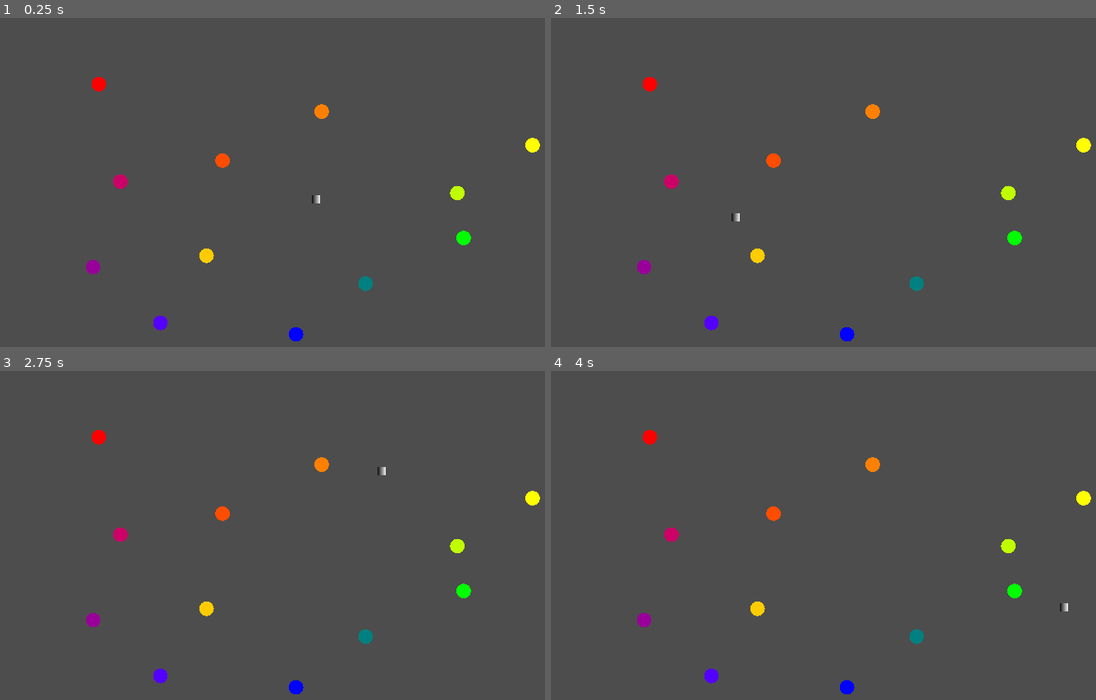
Above: before the commit, frames 1-4 (two rows, left to right).
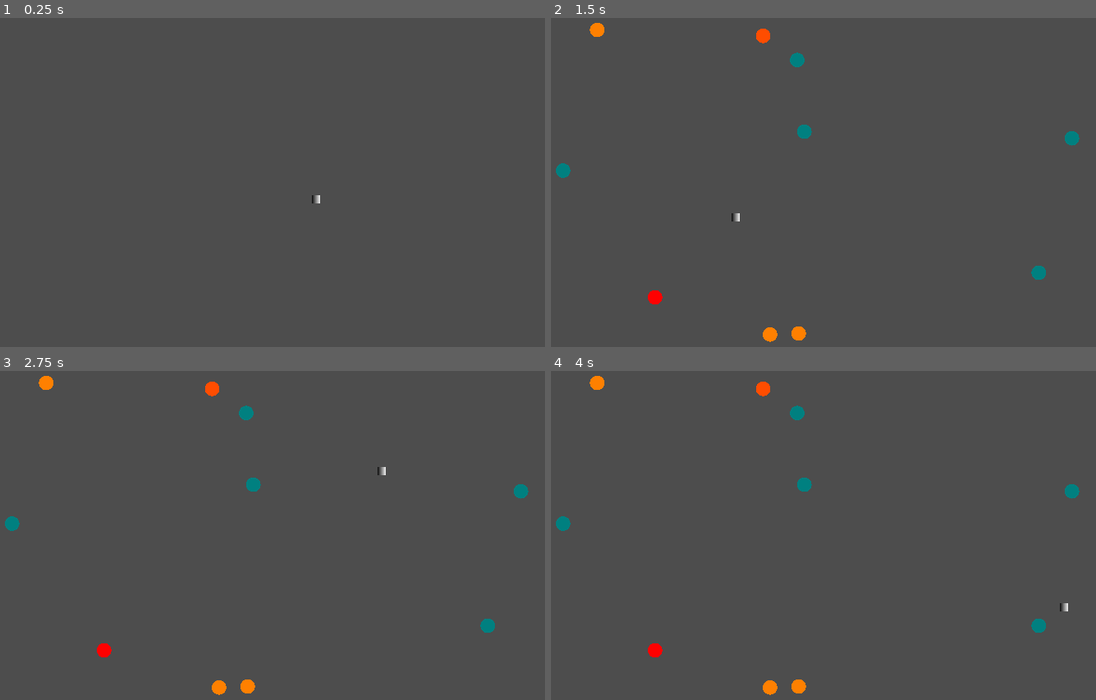
Above: after the commit, the same moments.

Repository: everett-ripley/Colour-Cascade-Game
Game: Godot game, scene res://Scenes/game_scene.tscn
The game is run twice, just before and just after one commit, with the same random seed, the same clock (stepped at 60 frames per second) and the same inputs. The project has no main scene, so this scene is started directly.
Inputs (mouse positions are in pixels of both pictures, inside the frame that each line leads up to):
- Up to frame 1 (0.25 s): no input
- Up to frame 2 (1.5 s): tap Enter at 0.5 s; move the mouse to (1008, 182) at 0.52 s; click (1008, 182) at 0.6 s; tap Space at 1.25 s; move the mouse to (736, 218) at 1.27 s; right-click (736, 218) at 1.35 s
- Up to frame 3 (2.75 s): tap Enter at 2 s; move the mouse to (381, 469) at 2.02 s; click (381, 469) at 2.1 s
- Up to frame 4 (4 s): tap Space at 2.75 s; move the mouse to (834, 627) at 2.77 s; right-click (834, 627) at 2.85 s; tap Enter at 3.5 s; move the mouse to (1063, 607) at 3.52 s; click (1063, 607) at 3.6 s

The runs differ from the first frame. In frame 1, 1.1% of the frame differs, in the area x 15-100%, y 17-99%; in frame 2, 2.0%, in the area x 0-100%, y 1-99%; in frame 3, 2.0%; in frame 4, 2.0%.

Commit message:
Chunk integration

Diff:
--- a/Scenes/chunk.gd
+++ b/Scenes/chunk.gd
@@ -1,3 +1,4 @@
+class_name Chunk
 extends Node2D
 
 @export var unit_size : float = 50.0
@@ -12,12 +13,14 @@
 
 
 func _ready():
+	await get_tree().create_timer(0.5).timeout
 	rng.randomize()
 	noise.seed = randi()
 	noise.fractal_octaves = 8
 	generate_nodes()
 
 func generate_nodes()->void:
+	var offset : Vector2 = -1 * Vector2(x_units*unit_size, y_units*unit_size) / 2
 	for y in (y_units):
 		for x in (x_units):
 			var rand = round(abs(noise.get_noise_2d(x*unit_size,y*unit_size))*frequency)
@@ -25,4 +28,5 @@
 			if rand > 0.2:
 				var new_node = colour_node_scene.instantiate()
 				add_child(new_node)
-				new_node.position = Vector2(x,y) * unit_size + Vector2(randf_range(-1*shift_randomness, shift_randomness),randf_range(-1*shift_randomness, shift_randomness))
+				var randomness : Vector2 = Vector2(randf_range(-1*shift_randomness, shift_randomness),randf_range(-1*shift_randomness, shift_randomness))
+				new_node.position = Vector2(x,y) * unit_size + randomness + offset
--- a/Scenes/chunk.tscn
+++ b/Scenes/chunk.tscn
@@ -1,19 +1,10 @@
-[gd_scene load_steps=4 format=3 uid="uid://fmhokpdtyr1q"]
+[gd_scene load_steps=2 format=3 uid="uid://fmhokpdtyr1q"]
 
 [ext_resource type="Script" path="res://Scenes/chunk.gd" id="1_igngr"]
-
-[sub_resource type="Gradient" id="Gradient_s5lce"]
-
-[sub_resource type="GradientTexture2D" id="GradientTexture2D_esk26"]
-gradient = SubResource("Gradient_s5lce")
 
 [node name="Chunk" type="Node2D"]
 script = ExtResource("1_igngr")
 unit_size = 60.0
+x_units = 10
+y_units = 10
 frequency = 1.155
-
-[node name="Camera2D" type="Camera2D" parent="."]
-zoom = Vector2(0.285, 0.285)
-
-[node name="DELETE" type="Sprite2D" parent="."]
-texture = SubResource("GradientTexture2D_esk26")
--- a/Scenes/colour_node.gd
+++ b/Scenes/colour_node.gd
@@ -52,6 +52,7 @@
 
 # Called when the node enters the scene tree for the first time.
 func _ready():
+	colour = randi_range(0, 11)
 	sprite.material = mat.duplicate()
 	if starting_node:
 		change_state(states.active)
--- /dev/null
+++ b/Scenes/game_scene.gd
@@ -0,0 +1,38 @@
+extends Node2D
+@onready var chunk = preload("res://Scenes/chunk.tscn")
+@export var chunk_unit_size : float = 60.0
+@export var chunk_x_units : int = 10
+@export var chunk_y_units : int = 10
+@export var initial_size : int = 3 #describes both rows and columns
+
+var chunk_height : float
+var chunk_width : float
+
+# Called when the node enters the scene tree for the first time.
+func _ready():
+	chunk_height = chunk_unit_size * chunk_y_units
+	chunk_width = chunk_unit_size * chunk_x_units
+
+	generate_map()
+
+
+# Called every frame. 'delta' is the elapsed time since the previous frame.
+func _process(delta):
+	pass
+
+
+func generate_map():
+	var offset :Vector2 = -1 * initial_size * Vector2(chunk_width, chunk_height) / 2
+	for y in initial_size:
+		for x in initial_size:
+			var pos : Vector2 = Vector2(x * chunk_width,y * chunk_height) + offset
+			add_chunk(pos)
+
+func expand_edges():
+	pass
+
+
+func add_chunk(pos:Vector2):
+	var new_chunk = chunk.instantiate()
+	new_chunk.position = pos
+	add_child(new_chunk)
--- a/Scenes/game_scene.tscn
+++ b/Scenes/game_scene.tscn
@@ -1,56 +1,12 @@
 [gd_scene load_steps=3 format=3 uid="uid://bghku48fyicmo"]
 
 [ext_resource type="PackedScene" uid="uid://x5c3f3gcbemu" path="res://Scenes/mouse.tscn" id="1_1ra2c"]
-[ext_resource type="PackedScene" uid="uid://08e5m5y4eibo" path="res://Scenes/colour_node.tscn" id="1_hvmow"]
+[ext_resource type="Script" path="res://Scenes/game_scene.gd" id="1_8w70b"]
 
 [node name="GameScene" type="Node2D"]
+script = ExtResource("1_8w70b")
 
-[node name="Mouse" parent="." instance=ExtResource("1_1ra2c")]
+[node name="Mouse" parent="." node_paths=PackedStringArray("camera") instance=ExtResource("1_1ra2c")]
+camera = NodePath("../Camera2D")
 
-[node name="ColourNode" parent="." instance=ExtResource("1_hvmow")]
-position = Vector2(195, 122)
-
-[node name="ColourNode2" parent="." instance=ExtResource("1_hvmow")]
-position = Vector2(412, 256)
-colour = 1
-
-[node name="ColourNode3" parent="." instance=ExtResource("1_hvmow")]
-position = Vector2(586, 170)
-colour = 2
-
-[node name="ColourNode4" parent="." instance=ExtResource("1_hvmow")]
-position = Vector2(384, 423)
-starting_node = true
-colour = 3
-
-[node name="ColourNode5" parent="." instance=ExtResource("1_hvmow")]
-position = Vector2(956, 229)
-colour = 4
-
-[node name="ColourNode6" parent="." instance=ExtResource("1_hvmow")]
-position = Vector2(824, 313)
-colour = 5
-
-[node name="ColourNode7" parent="." instance=ExtResource("1_hvmow")]
-position = Vector2(835, 392)
-colour = 6
-
-[node name="ColourNode8" parent="." instance=ExtResource("1_hvmow")]
-position = Vector2(663, 472)
-colour = 7
-
-[node name="ColourNode9" parent="." instance=ExtResource("1_hvmow")]
-position = Vector2(541, 561)
-colour = 8
-
-[node name="ColourNode10" parent="." instance=ExtResource("1_hvmow")]
-position = Vector2(303, 541)
-colour = 9
-
-[node name="ColourNode11" parent="." instance=ExtResource("1_hvmow")]
-position = Vector2(185, 443)
-colour = 10
-
-[node name="ColourNode12" parent="." instance=ExtResource("1_hvmow")]
-position = Vector2(233, 293)
-colour = 11
+[node name="Camera2D" type="Camera2D" parent="."]
--- a/Scenes/mouse.gd
+++ b/Scenes/mouse.gd
@@ -2,8 +2,16 @@
 @onready var viewport = get_viewport()
 @onready var collision_shape := $CollisionShape2D
 
+@export var camera : Camera2D
+
+var window_size : Vector2
+
+func _ready():
+	window_size = viewport.get_visible_rect().size
+	print(window_size)
+
 func _process(delta):
-	global_position = viewport.get_mouse_position()
+	global_position = viewport.get_mouse_position() + (camera.global_position - window_size/2)
 
 
 func collision(enable:bool):
--- a/project.godot
+++ b/project.godot
@@ -30,6 +30,16 @@
 "events": [Object(InputEventMouseButton,"resource_local_to_scene":false,"resource_name":"","device":-1,"window_id":0,"a …(257 unchanged characters)…
 ]
 }
+ZoomIn={
+"deadzone": 0.5,
+"events": [Object(InputEventMouseButton,"resource_local_to_scene":false,"resource_name":"","device":-1,"window_id":0,"alt_pressed":false,"shift_pressed":false,"ctrl_pressed":false,"meta_pressed":false,"button_mask":8,"position":Vector2(274, 8),"global_position":Vector2(278, 49),"factor":1.0,"button_index":4,"canceled":false,"pressed":true,"double_click":false,"script":null)
+]
+}
+ZoomOut={
+"deadzone": 0.5,
+"events": [Object(InputEventMouseButton,"resource_local_to_scene":false,"resource_name":"","device":-1,"window_id":0,"alt_pressed":false,"shift_pressed":false,"ctrl_pressed":false,"meta_pressed":false,"button_mask":16,"position":Vector2(325, 10),"global_position":Vector2(329, 51),"factor":1.0,"button_index":5,"canceled":false,"pressed":true,"double_click":false,"script":null)
+]
+}
 
 [rendering]
 
